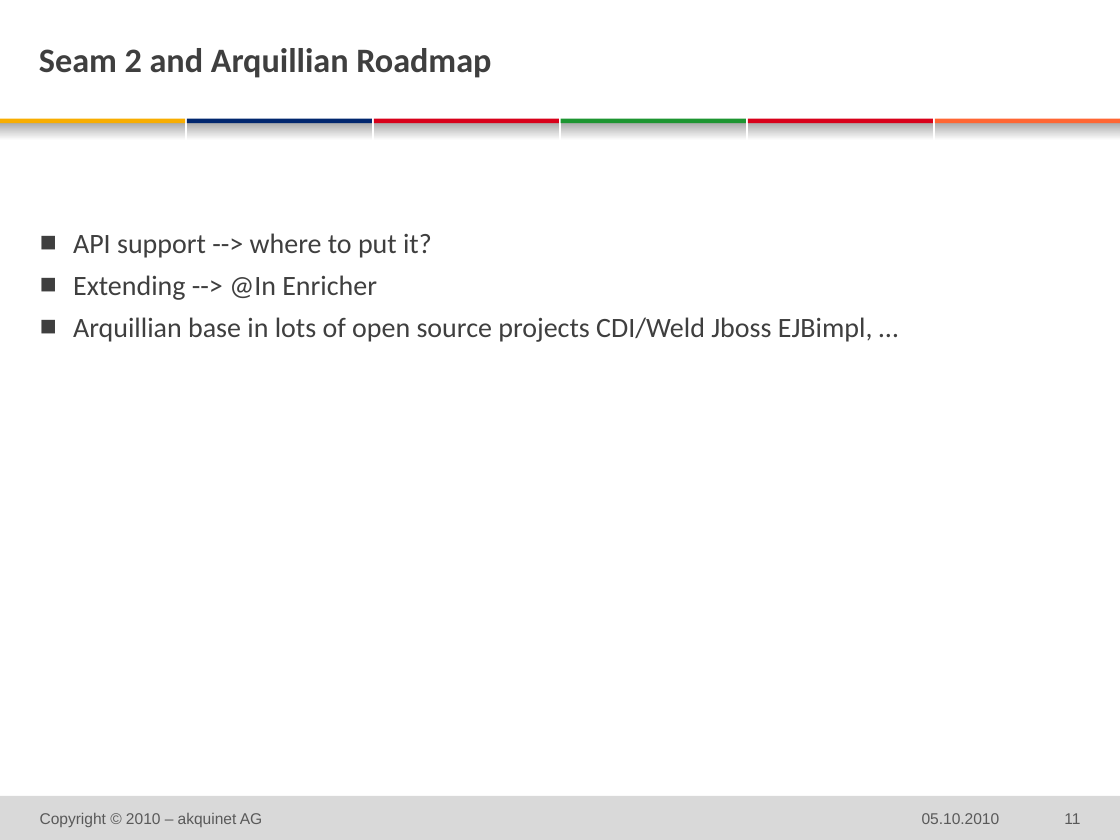
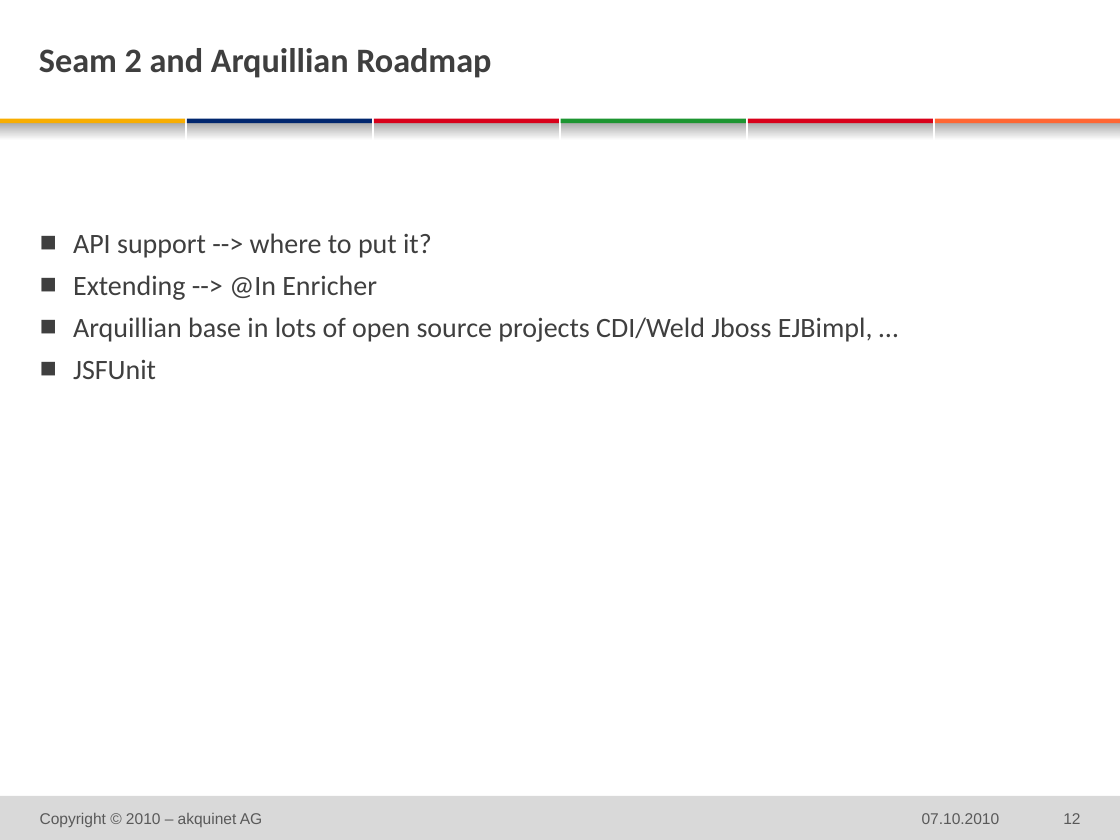
Before and after one commit to michaelschuetz/seamArquillian-judcon2010, a slide deck: slide 12 of doc/judcon_SeamArquillian.pptx (slide 11 before the commit). Drawn at 1120x840 pixels with LibreOffice and Linux fonts; fonts in the diff are those of the drawing; background and template pictures are left out. Boxes give left, top, right and bottom in pixels: in the first picture for what was removed or moved away, otherwise in the second. Text is boxed around its words. In the diff, an @@ line names an element or a change of style, - is before the commit and + after.

```diff
--- a/doc/judcon_SeamArquillian.pptx
+++ b/doc/judcon_SeamArquillian.pptx
@@ text at [73,360,156,379]: paragraph added @@
+  ■ JSFUnit
@@ text at [922,813,1000,824]: text changed @@
-05.10.2010
+07.10.2010
@@ page number at [1063,813,1080,824]: text changed @@
-11
+12
```
Also in this commit, not shown: 12 other slides changed, 2 slides added, 1 slide removed.
